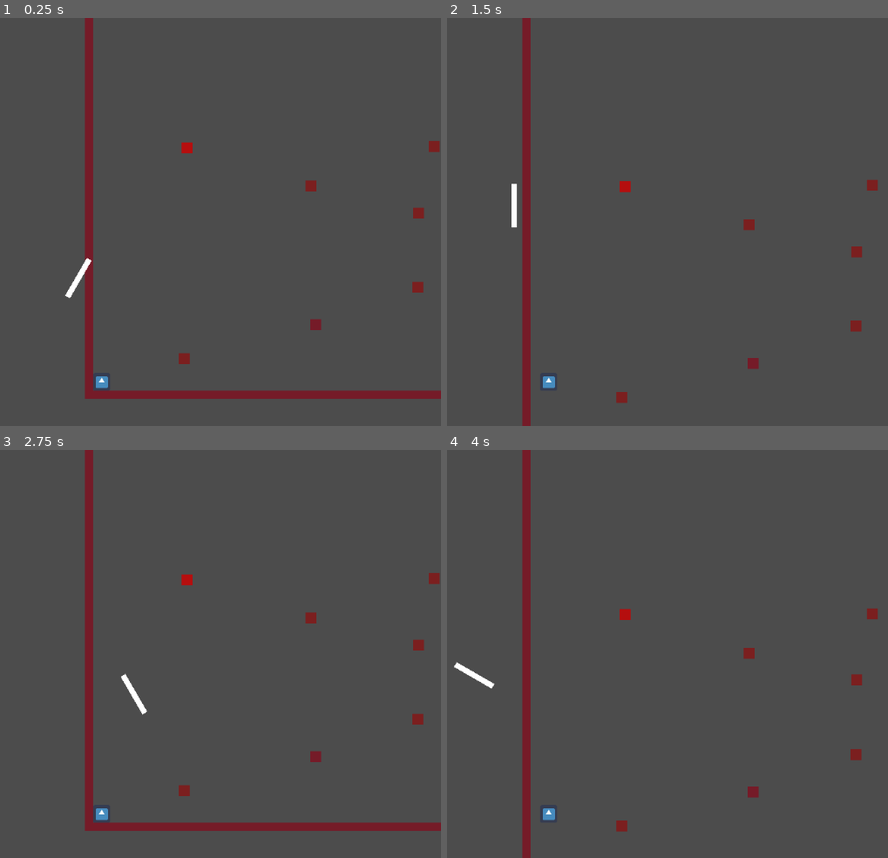
Above: before the commit, frames 1-4 (two rows, left to right).
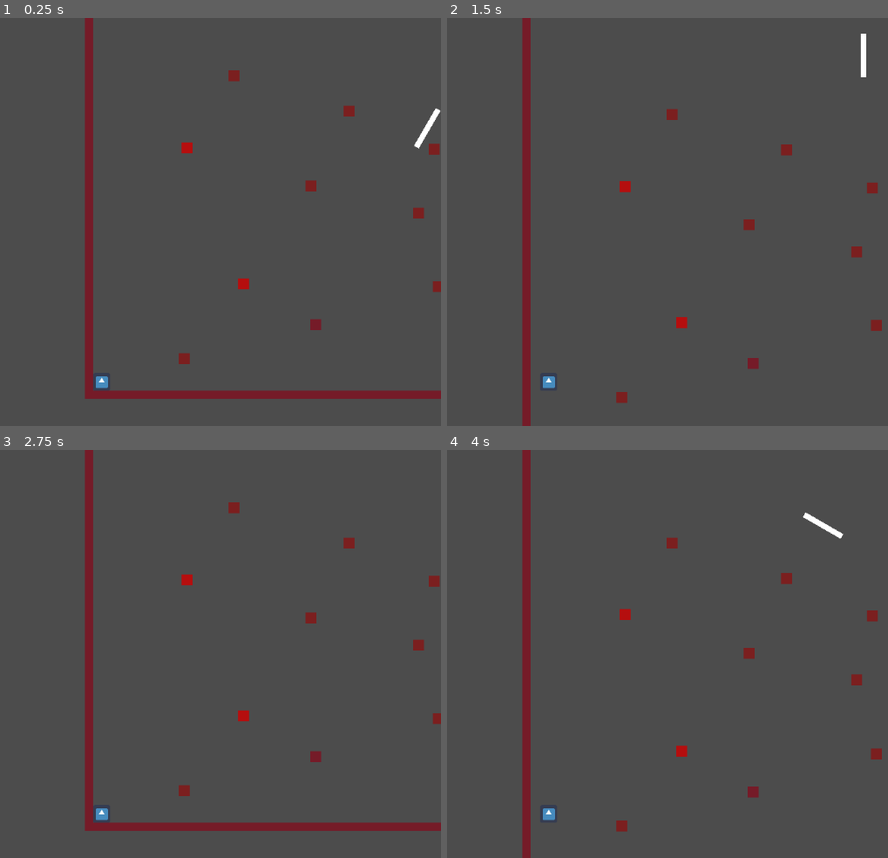
Above: after the commit, the same moments.

Repository: layolabernat/Joc-1
Game: Godot game, scene res://Joc.tscn
The game is run twice, just before and just after one commit, with the same random seed, the same clock (stepped at 60 frames per second) and the same inputs. The engine's default icon, where the game draws it, is replaced by a stand-in: a white triangle on a blue panel in a dark square.
Inputs:
- Up to frame 1 (0.25 s): no input
- Up to frame 2 (1.5 s): tap W (ves_adalt) at 0.6 s; tap D (ves_dreta) at 1.35 s
- Up to frame 3 (2.75 s): tap A (ves_esquerra) at 2.1 s
- Up to frame 4 (4 s): tap W (ves_adalt) at 2.85 s; tap D (ves_dreta) at 3.6 s

The runs differ from the first frame. In frame 1, 0.6% of the frame differs, in the area x 14-100%, y 12-69%; in frame 2, 0.7%, in the area x 14-99%, y 3-77%; in frame 3, 0.5%; in frame 4, 0.7%.

Commit message:
Update Joc.tscn

Diff:
--- a/Joc.tscn
+++ b/Joc.tscn
@@ -1,11 +1,10 @@
-[gd_scene load_steps=8 format=2]
+[gd_scene load_steps=7 format=2]
 
 [ext_resource path="res://Paret.tscn" type="PackedScene" id=1]
 [ext_resource path="res://Personatge.gd" type="Script" id=2]
 [ext_resource path="res://icon.png" type="Texture" id=3]
 [ext_resource path="res://Paret 4.tscn" type="PackedScene" id=4]
 [ext_resource path="res://Paret rotatoria.tscn" type="PackedScene" id=5]
-[ext_resource path="res://Paret rotatoria.gd" type="Script" id=6]
 
 [sub_resource type="RectangleShape2D" id=1]
 extents = Vector2( 32, 32.5 )
@@ -43,13 +42,13 @@
 scale = Vector2( 50, 0.75 )
 
 [node name="Paret 4" parent="." instance=ExtResource( 4 )]
-position = Vector2( 1534, 107 )
+position = Vector2( 1608, 104 )
 
 [node name="Paret 5" parent="." instance=ExtResource( 4 )]
 position = Vector2( 337, 503 )
 
 [node name="Paret 6" parent="." instance=ExtResource( 4 )]
-position = Vector2( 1195, 240 )
+position = Vector2( 1271, 237 )
 
 [node name="Paret 7" parent="." instance=ExtResource( 4 )]
 position = Vector2( 1198, -34 )
@@ -58,7 +57,13 @@
 position = Vector2( 803, -133 )
 
 [node name="Paret 9" parent="." instance=ExtResource( 4 )]
-position = Vector2( 1256, -278 )
+position = Vector2( 1256, -269 )
+
+[node name="Paret 10" parent="." instance=ExtResource( 4 )]
+position = Vector2( 942, -408 )
+
+[node name="Paret 11" parent="." instance=ExtResource( 4 )]
+position = Vector2( 521, -538 )
 
 [node name="Paret falsa" type="ColorRect" parent="."]
 margin_left = 328.0
@@ -67,5 +72,12 @@
 margin_bottom = -254.0
 color = Color( 0.713726, 0.0588235, 0.0588235, 1 )
 
-[node name="Sprite" parent="." instance=ExtResource( 5 )]
-script = ExtResource( 6 )
+[node name="Paret falsa2" type="ColorRect" parent="."]
+margin_left = 535.0
+margin_top = 207.0
+margin_right = 575.0
+margin_bottom = 247.0
+color = Color( 0.713726, 0.0588235, 0.0588235, 1 )
+
+[node name="Paret rotatoria" parent="." instance=ExtResource( 5 )]
+position = Vector2( 1281, -551 )
